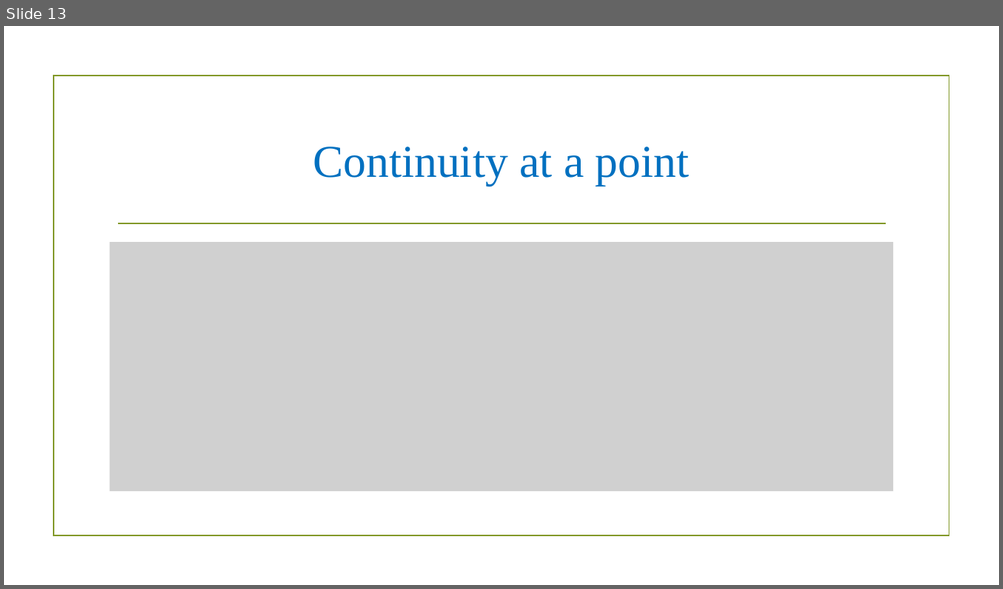
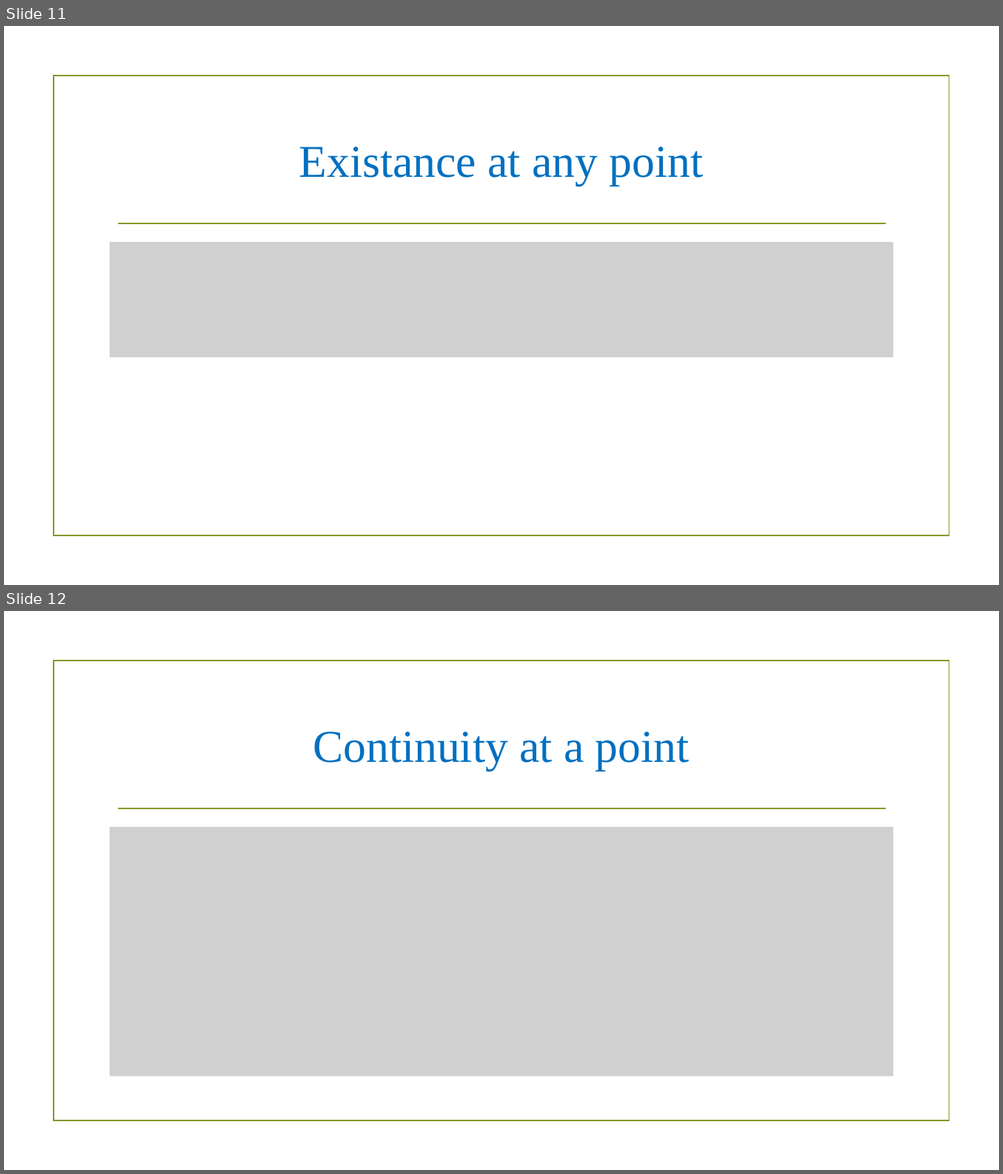
Before and after one commit to Sami-63/Cpp_Traning, a slide deck: Math Presentation.pptx. Shown one above the other, each under a label of ours: slide 13 before the commit, slides 11 and 12 after it. The pictures are 1003x589 and 1003x1174 pixels, drawn with LibreOffice and Linux fonts; fonts in the diff are those of the drawing; grey boxes stand for pictures; background and template pictures are left out. Boxes give left, top, right and bottom in pixels: in the first picture for what was removed or moved away, otherwise in the second. Text is boxed around its words. In the diff, an @@ line names an element or a change of style, - is before the commit and + after.

```diff
--- a/Math Presentation.pptx
+++ b/Math Presentation.pptx
@@ slide 11 added at (x1=4, y1=26, x2=999, y2=585), background picture (left out); not listed: 2 template elements that a slide beside it also shows @@
@@ title added at (x1=299, y1=147, x2=703, y2=186), 44 pt, text #0070C0 @@
+Existance at any point
@@ picture added at (x1=110, y1=242, x2=893, y2=358) @@
@@ what was slide 13 is now slide 12 @@
```
Also in this commit, not shown: 1 slide changed, 1 slide removed, 1 other file.
